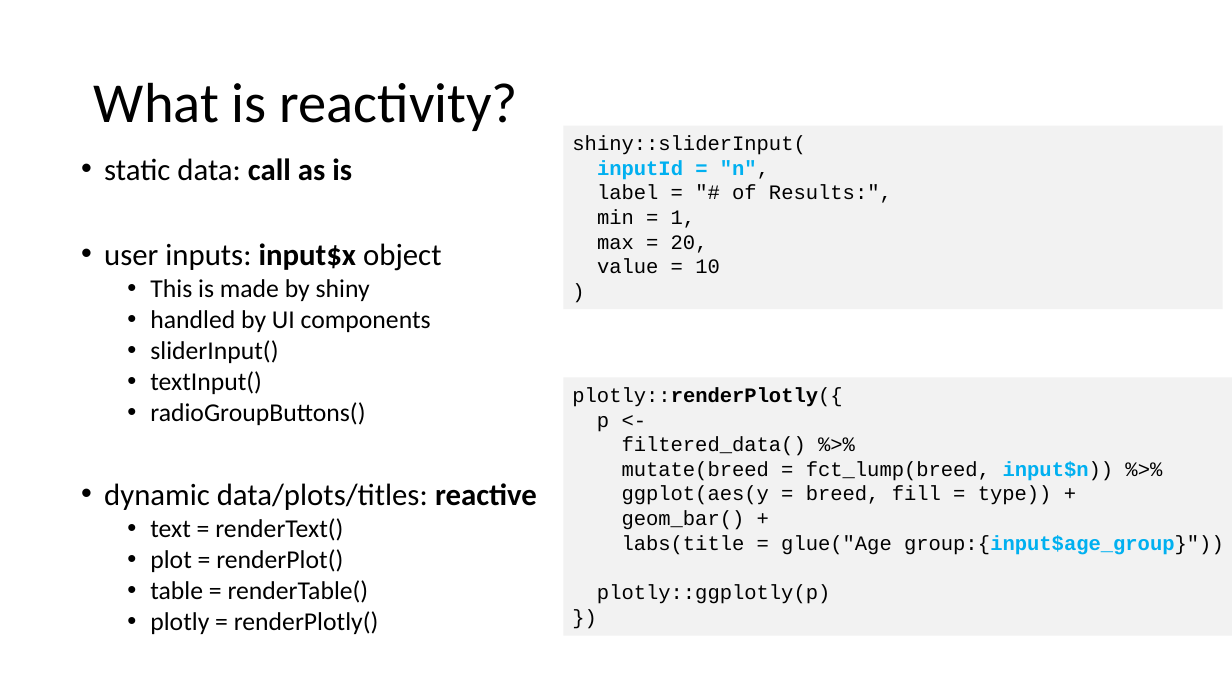
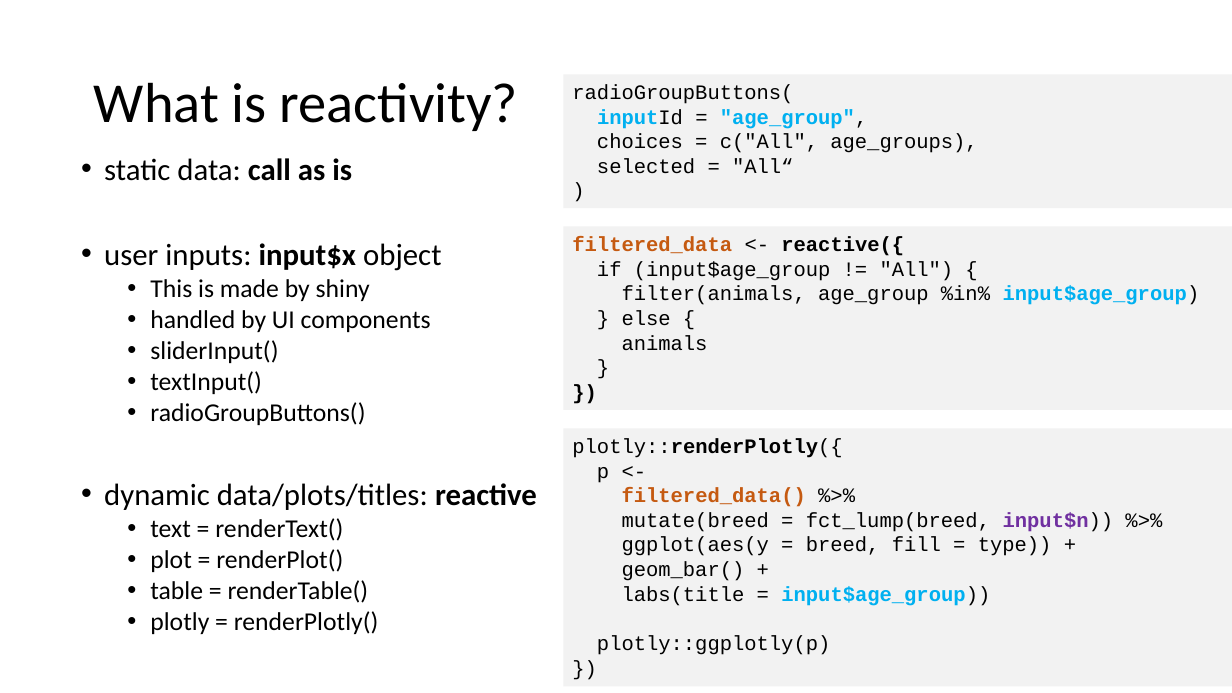
Before and after one commit to rjake/workshop-flexdashboard-shinyobjects, a slide deck: slide 7 of presentation/presentation.pptx. Drawn at 1232x693 pixels with LibreOffice and Linux fonts; fonts in the diff are those of the drawing. Boxes give left, top, right and bottom in pixels: in the first picture for what was removed or moved away, otherwise in the second. Text is boxed around its words. In the diff, an @@ line names an element or a change of style, - is before the commit and + after.

```diff
--- a/presentation/presentation.pptx
+++ b/presentation/presentation.pptx
@@ rectangle "radioGroupButtons(": place and size @@
-rectangle "radioGroupButtons(" at [564,126,1223,310]
+rectangle "radioGroupButtons(" at [564,75,1232,209]
@@ text in rectangle at [572,84,977,174]: text changed @@
-shiny::sliderInput(
-inputId = "n",
-label = "# of Results:",
-min = 1,
-max = 20,
-value = 10
+radioGroupButtons(
+inputId = "age_group",
+choices = c("All", age_groups),
+selected = "All“
@@ rectangle added at [564,226,1232,410], fill #F2F2F2, 16 pt, text #000000 @@
+filtered_data <- reactive({
+if (input$age_group != "All") {
+filter(animals, age_group %in% input$age_group)
+} else {
+animals
+}
+})
@@ rectangle "plotly::renderPlotly({": place and size @@
-rectangle "plotly::renderPlotly({" at [564,378,1232,636]
+rectangle "plotly::renderPlotly({" at [564,429,1232,687]
@@ text in rectangle at [622,488,1114,532]: text colour #000000 to #C55A11, bold on in "filtered_data()"; text colour #00B0F0 to #7030A0 in "input$n))" @@
@@ text in rectangle at [622,586,990,606]: text changed; text colour #000000 to #00B0F0; bold on @@
-labs(title = glue("Age group:{input$age_group}"))
+labs(title = input$age_group))
```
Also in this commit, not shown: 4 other slides changed, 1 slide added, 1 other file.
